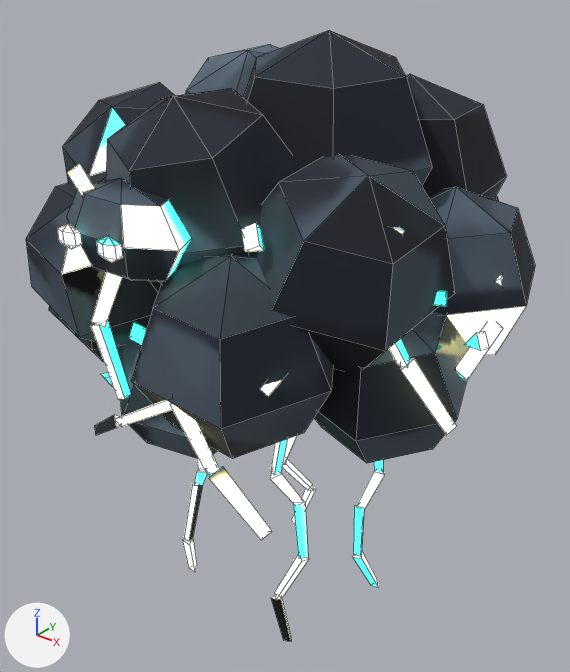
The Blender file assets/models/src/spirit_storm.blend: old version first, new version second.
Camera for both pictures: a 50 mm camera at (0.902, -1.104, 1.308) aimed at (0.0, 0.023, 0.609). The axes (+X, +Y, +Z) are drawn at lower left. The lights are the same throughout. The first picture is the older version. Mesh edges are drawn as thin lines.

The first picture shows 'SpiritStormMesh'.
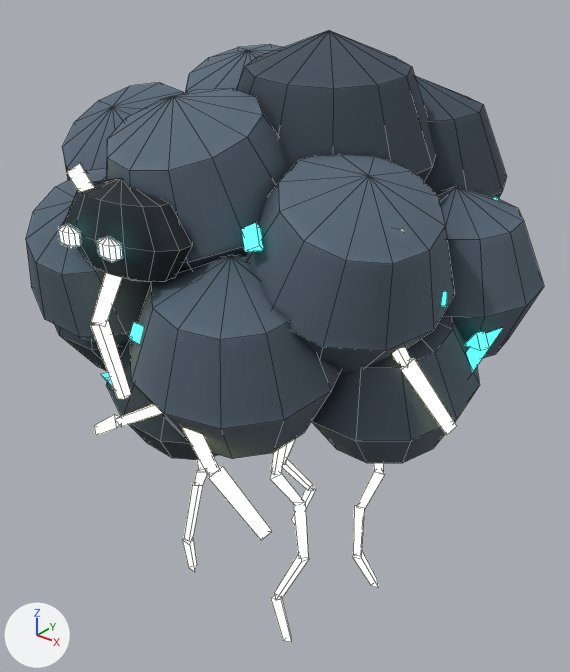
Where the change shows, as pixel boxes (x1, y1, x2, y2) in the pictures (570 x 672 px):
```json
{"object": "SpiritStormMesh", "change": "reshaped", "before": [26, 30, 535, 641], "after": [26, 30, 544, 641]}
{"part": 1, "of": "me_spiritstormmesh", "change": "added", "after": [26, 30, 544, 463], "on screen": "blue"}
{"part": 2, "of": "me_spiritstormmesh", "change": "shading changed", "before": [67, 163, 503, 641], "after": [67, 163, 503, 641]}
```

Scene script edits in JSON lines:
```json
{"block": "me_spiritstormmesh", "where": "# used by ob_spiritstormmesh; location = (0.0, 0.0, 0.0)"}
{"op": "remove", "block": "me_spiritstormmesh", "code": "me_spiritstormmesh.from_pydata(...)  # 811 vertices, 841 faces; spans x -0.49..0.468, y -0.448..0.461, z -0.004..1.197"}
{"op": "add", "block": "me_spiritstormmesh", "code": "me_spiritstormmesh.from_pydata(...)  # 1292 vertices, 1457 faces; spans x -0.49..0.468, y -0.448..0.461, z -0.004..1.197"}
{"block": "me_spiritstormmesh", "change": "me_spiritstormmesh part 1: 481 vertices added at x -0.472..0.463, y -0.44..0.438, z 0.437..1.154"}
{"block": "me_spiritstormmesh", "change": "me_spiritstormmesh part 2: 305 kept faces spanning x -0.455..0.452, y -0.448..0.427, z -0.004..1.028 are now shaded smooth"}
```
